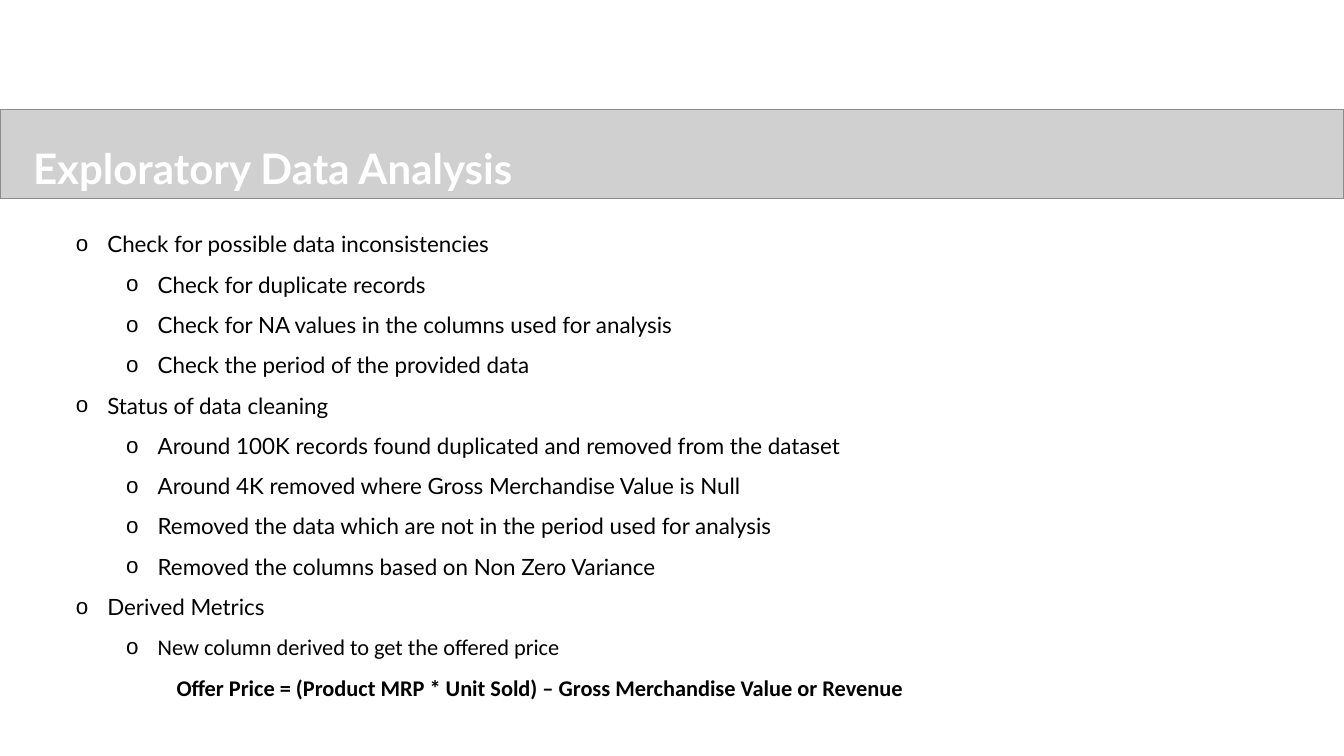
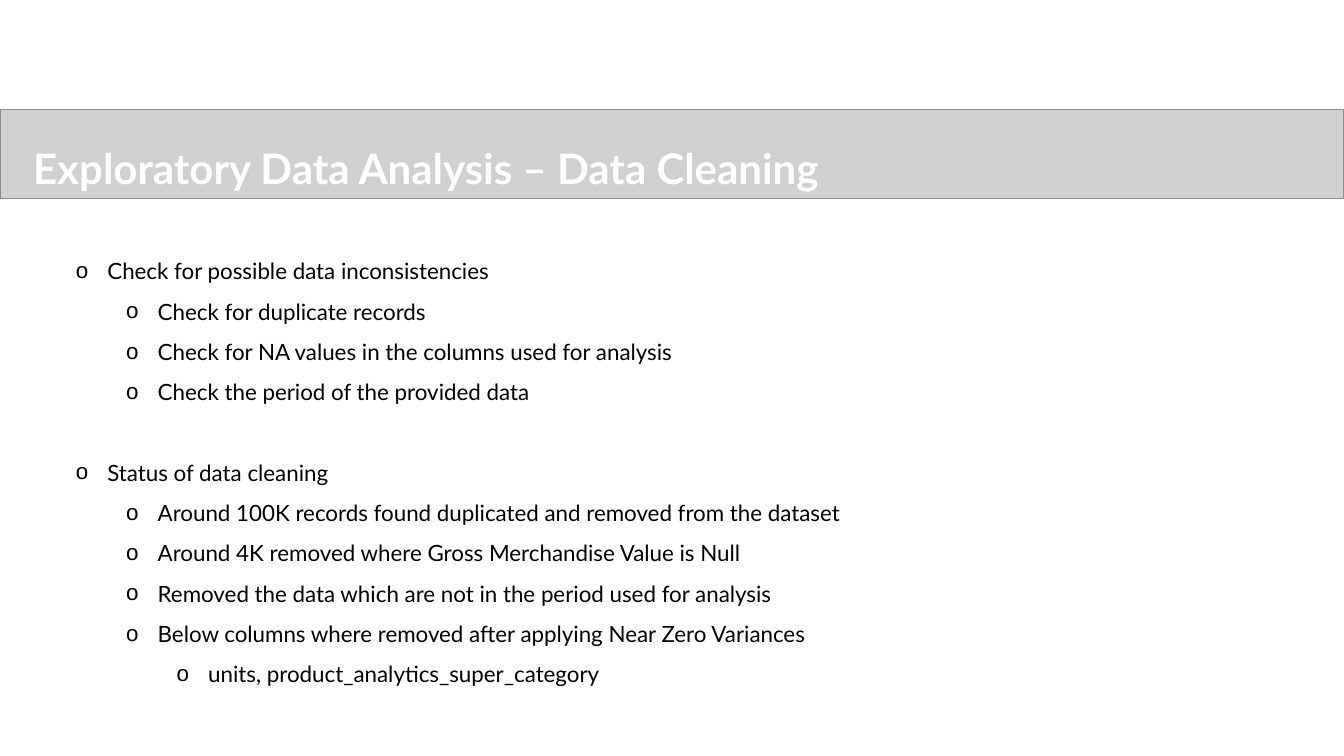
Before and after one commit to sureshballa/data-science-projects, a slide deck: slide 9 of Capstone Project/Ecommerce_Capstone_Project.pptx. Drawn at 1344x756 pixels with LibreOffice and Linux fonts; fonts in the diff are those of the drawing; grey boxes stand for pictures; background and template pictures are left out. Boxes give left, top, right and bottom in pixels: in the first picture for what was removed or moved away, otherwise in the second. Text is boxed around its words. In the diff, an @@ line names an element or a change of style, - is before the commit and + after.

Commit message:
PPT draft

```diff
--- a/Capstone Project/Ecommerce_Capstone_Project.pptx
+++ b/Capstone Project/Ecommerce_Capstone_Project.pptx
@@ text at (x1=33, y1=153, x2=819, y2=191): text changed @@
-Exploratory Data Analysis
+Exploratory Data Analysis – Data Cleaning
@@ text at (x1=158, y1=625, x2=805, y2=686): text changed; font Calibri to Lato @@
-    o Removed the columns based on Non Zero Variance
-  o Derived Metrics
-    o New column derived to get the offered price
-    Offer Price = (Product MRP * Unit Sold) – Gross Merchandise Value or Revenue
+    o Below columns where removed after applying Near Zero Variances
+      o units, product_analytics_super_category
```
Also in this commit, not shown: 3 other slides changed, 8 slides added, 1 slide removed.
